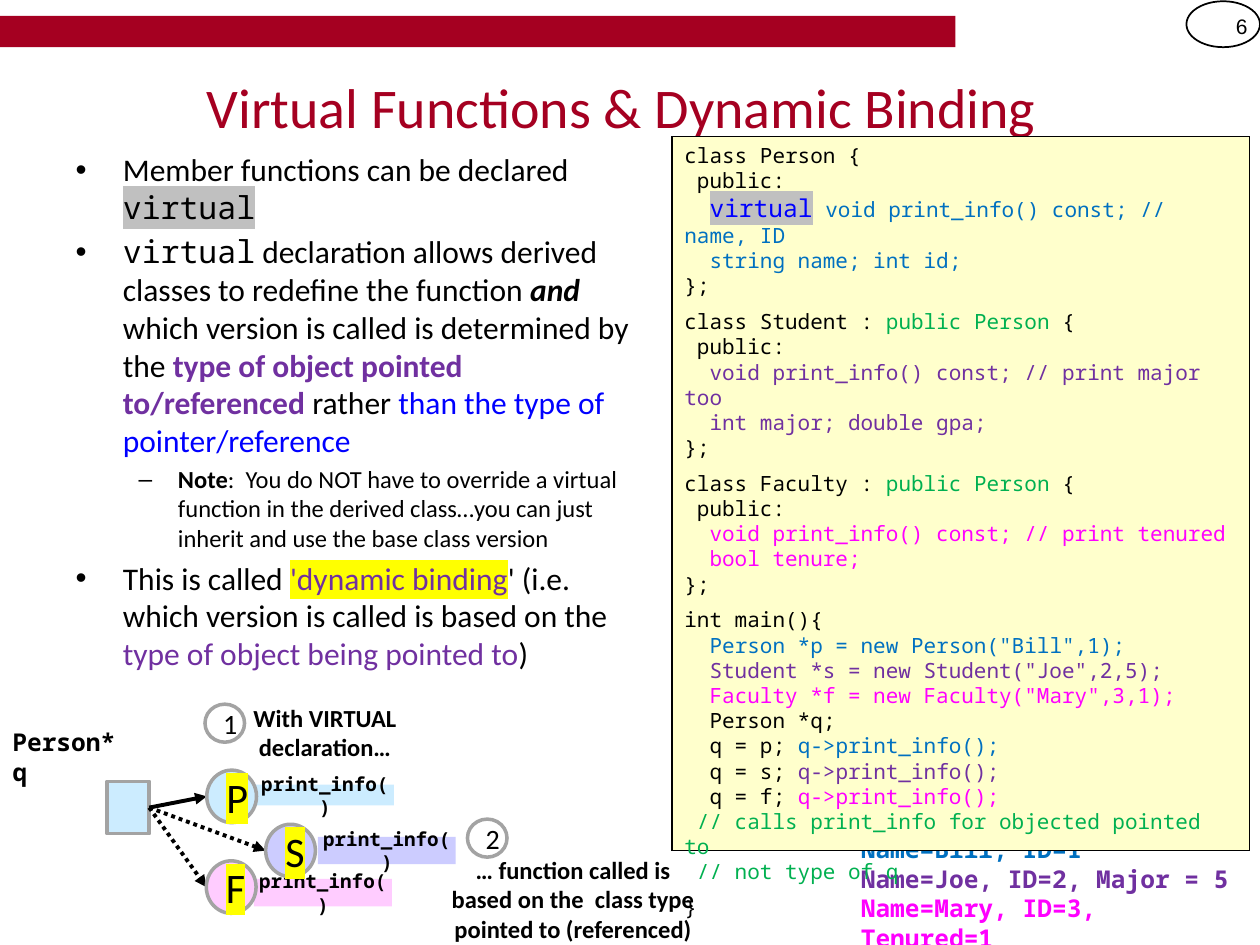
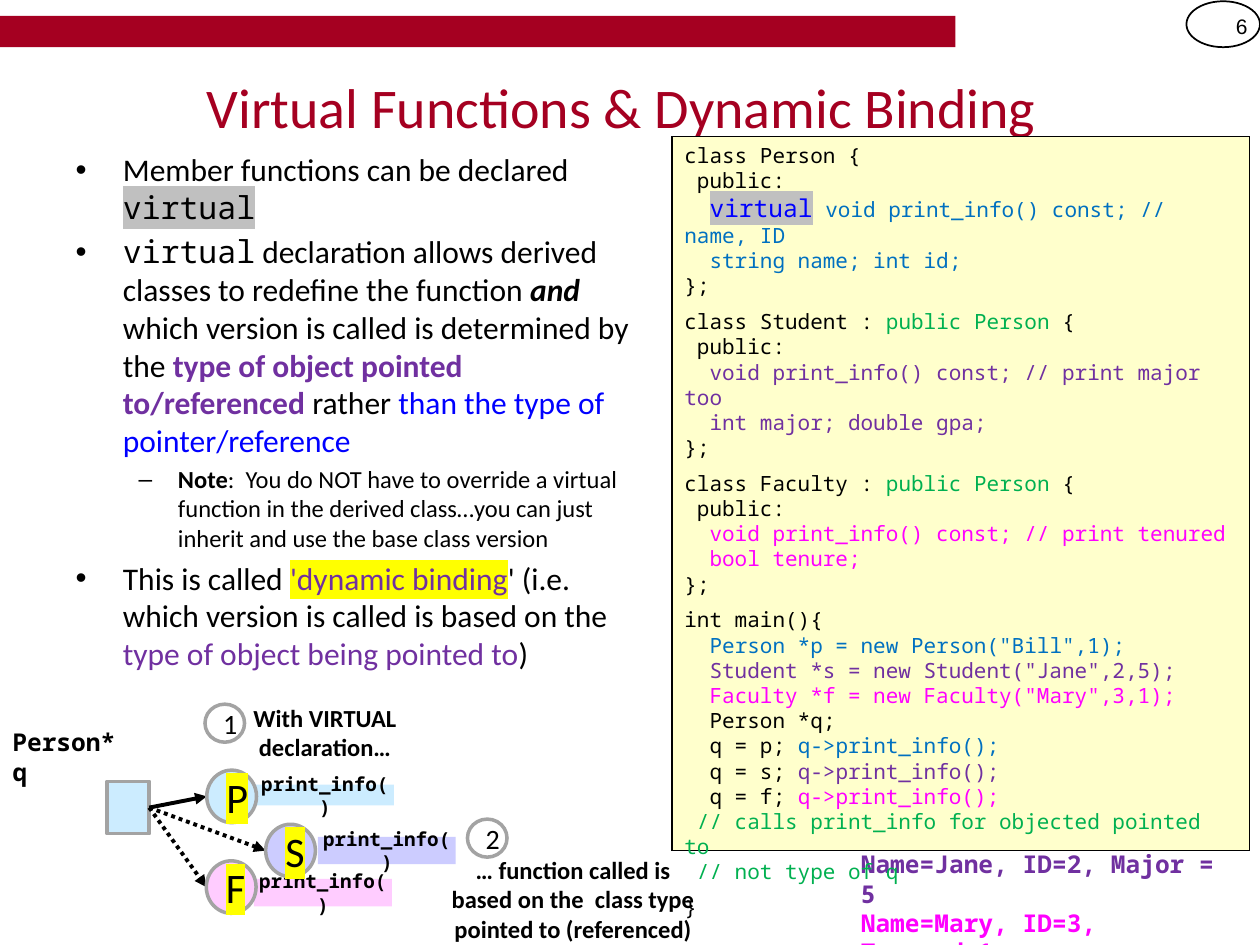
Before and after one commit to csci104/site, a slide deck: slide 6 of schedule/notes/5-Polymorphism.pptx. Drawn at 1260x945 pixels with LibreOffice and Linux fonts; fonts in the diff are those of the drawing; background and template pictures are left out. Boxes give left, top, right and bottom in pixels: in the first picture for what was removed or moved away, otherwise in the second. Text is boxed around its words. In the diff, an @@ line names an element or a change of style, - is before the commit and + after.

```diff
--- a/schedule/notes/5-Polymorphism.pptx
+++ b/schedule/notes/5-Polymorphism.pptx
@@ text in rectangle at box(684, 611, 1200, 861): text changed; text colour #FF00FF to #7030A0 @@
-int main(){
-Person *p = new Person("Bill",1);
-Student *s = new Student("Joe",2,5);
-Faculty *f = new Faculty("Mary",3,1);
-Person *q;
-q = p; q->print_info();
-q = s; q->print_info();
-q = f; q->print_info();
-// calls print_info for objected pointed to
-// not type of q
+int main(){
+Person *p = new Person("Bill",1);
+Student *s = new Student("Jane",2,5);
+Faculty *f = new Faculty("Mary",3,1);
+Person *q;
+q = p; q->print_info();
+q = s; q->print_info();
+q = f; q->print_info();
+// calls print_info for objected pointed to
+// not type of q
@@ text at box(861, 850, 1185, 904): text changed @@
-Name=Joe, ID=2, Major = 5
+Name=Jane, ID=2, Major = 5
```
Also in this commit, not shown: 6 other slides changed.
